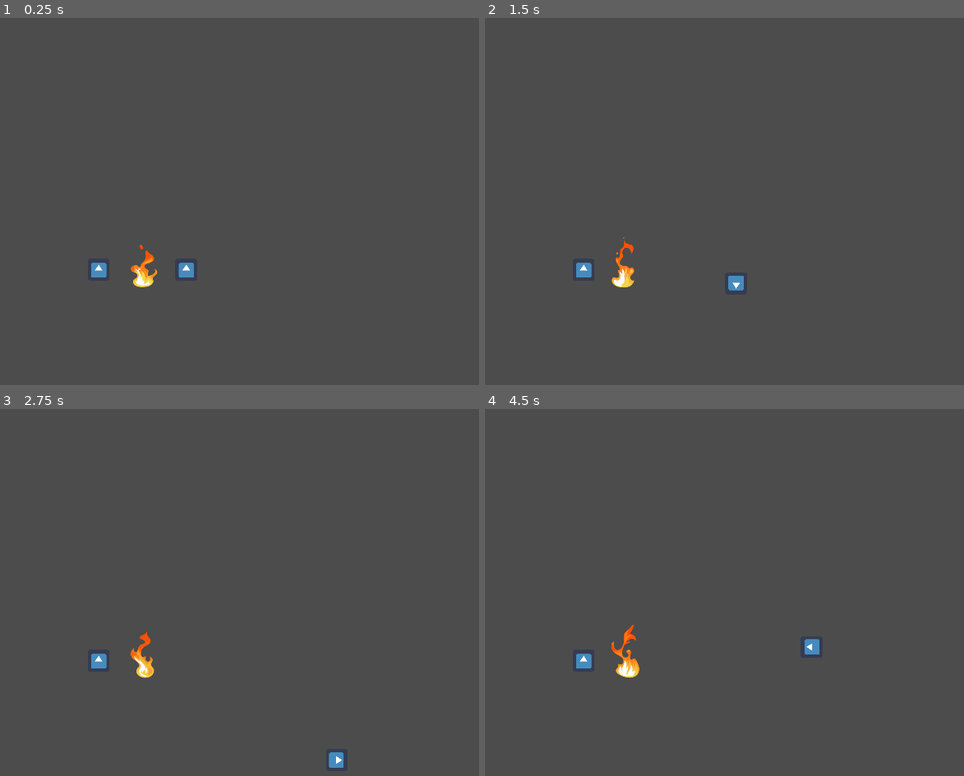
Above: before the commit, frames 1-4 (two rows, left to right).
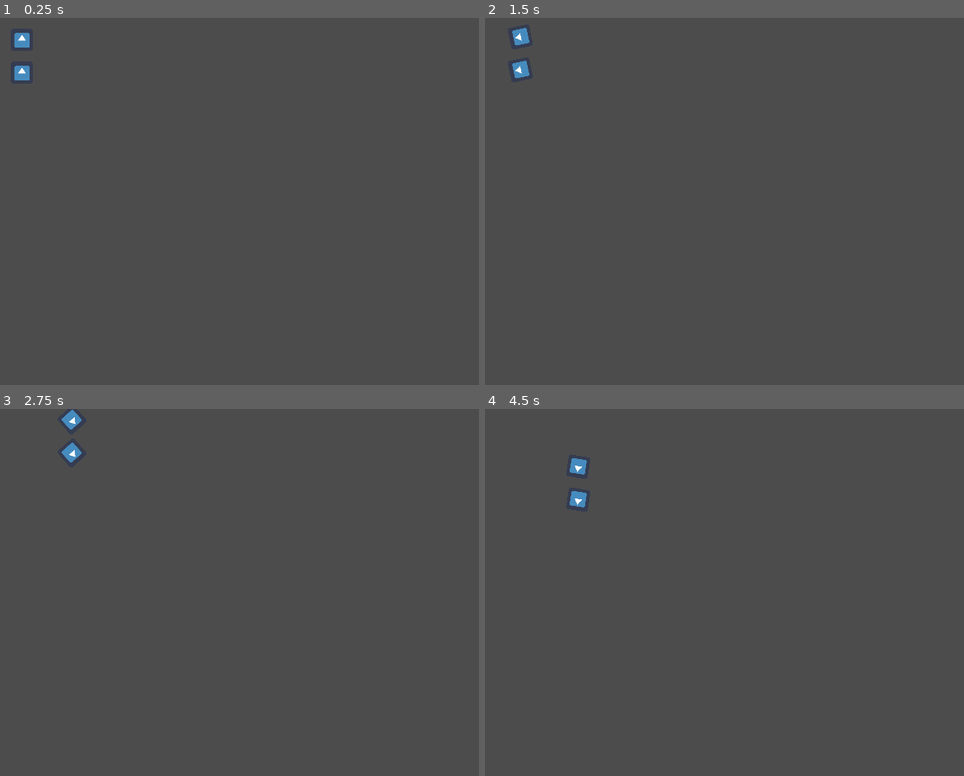
Above: after the commit, the same moments.

Repository: blongty/kingcastlehigh
Game: Godot game, scene res://levels/Node2D.tscn
Same seed, same stepped clock (60 frames per second), same inputs: the game is played once before the commit and once after it. The engine's default icon, where the game draws it, is replaced by a stand-in: a white triangle on a blue panel in a dark square.
Inputs (mouse positions are in pixels of both pictures, inside the frame that each line leads up to):
- Up to frame 1 (0.25 s): no input
- Up to frame 2 (1.5 s): tap Enter at 0.5 s; move the mouse to (959, 183) at 0.52 s; hold Right (ui_right, bound only after the commit) 0.53-1.28 s; hold Space (ui_select, bound only after the commit) 0.53-1.28 s; click (959, 183) at 0.67 s; move the mouse to (681, 219) at 1.27 s; hold Down (ui_down, bound only after the commit) from 1.28 s (still down); tap Space (ui_select, bound only after the commit) at 1.35 s; click (681, 219) at 1.42 s
- Up to frame 3 (2.75 s): tap Space (ui_select, bound only after the commit) at 1.52, 1.82 s; move the mouse to (392, 511) at 2.02 s; release Down (ui_down, bound only after the commit) at 2.03 s; hold Right (ui_right, bound only after the commit) from 2.03 s (still down); hold Space (ui_select, bound only after the commit) from 2.03 s (still down); click (392, 511) at 2.17 s
- Up to frame 4 (4.5 s): move the mouse to (781, 665) at 2.77 s; release Right (ui_right, bound only after the commit) at 2.78 s; release Space (ui_select, bound only after the commit) at 2.78 s; hold Up (ui_up, bound only after the commit) 2.78-3.53 s; tap Space (ui_select, bound only after the commit) at 2.85, 3.02, 3.32, 4.35 s; click (781, 665) at 2.92 s; move the mouse to (outside the picture) at 3.52 s; hold Space (ui_select, bound only after the commit) 3.53-4.28 s; hold Left (ui_left, bound only after the commit) from 3.53 s (still down); click (outside the picture) at 3.67 s; move the mouse to (614, 537) at 4.27 s; click (614, 537) at 4.42 s

The runs differ from the first frame. In frame 1, 0.8% of the frame differs, in the area x 2-41%, y 4-74%; in frame 2, 0.8%; in frame 3, 0.8%; in frame 4, 0.9%, in the area x 17-70%, y 13-74%.

Commit message:
Spawn enemy following path

Diff:
--- a/Path2D.gd
+++ b/Path2D.gd
@@ -9,3 +9,6 @@
 
 func _process(delta):
 	follow.set_offset(follow.get_offset() + 350* delta)
+
+func add_enemy(enemy):
+	$PathFollow2D.add_child(enemy)
--- a/components/objects/enemy_spawner/EnemySpawner.gd
+++ b/components/objects/enemy_spawner/EnemySpawner.gd
@@ -6,6 +6,7 @@
 export var wave_delay = 5
 export var enemy_delay = 0.5
 var NormalEnemy = preload("res://components/objects/enemies/Enemy.tscn")
+var FollowPath = preload("res://levels/path_follownode/follow.tscn")
 
 # Called when the node enters the scene tree for the first time.
 func _ready():
@@ -20,7 +21,9 @@
 func spawn_this(TypeName):
 	if TypeName == "NE":
 		var node = NormalEnemy.instance()
-		add_child(node)
+		var path = FollowPath.instance()
+		add_child(path)
+		path.add_enemy(node)
 		print("spawn a enemy.")
 
 func spawn_wave(waves, num):
@@ -38,4 +41,3 @@
 			$tick.set_wait_time(wave_delay)
 			$tick.set_one_shot(true)
 			$tick.start()
-	pass
--- a/components/objects/enemy_spawner/EnemySpawner.tscn
+++ b/components/objects/enemy_spawner/EnemySpawner.tscn
@@ -1,6 +1,7 @@
-[gd_scene load_steps=2 format=2]
+[gd_scene load_steps=3 format=2]
 
 [ext_resource path="res://components/objects/enemy_spawner/EnemySpawner.gd" type="Script" id=1]
+[ext_resource path="res://levels/path_follownode/follow.tscn" type="PackedScene" id=2]
 
 [node name="EnemySpawner" type="Node2D"]
 script = ExtResource( 1 )
@@ -11,3 +12,5 @@
 one_shot = true
 
 [node name="endpoint" type="Position2D" parent="."]
+
+[node name="Path2D" parent="." instance=ExtResource( 2 )]
--- a/levels/Node2D.tscn
+++ b/levels/Node2D.tscn
@@ -1,17 +1,44 @@
-[gd_scene load_steps=3 format=2]
+[gd_scene load_steps=6 format=2]
 
-[ext_resource path="res://components/objects/Player/Player.tscn" type="PackedScene" id=1]
-[ext_resource path="res://components/objects/enemies/Enemy.tscn" type="PackedScene" id=2]
+[ext_resource path="res://levels/KinematicBody2D.gd" type="Script" id=1]
+[ext_resource path="res://levels/Snowball.tscn" type="PackedScene" id=2]
+[ext_resource path="res://icon.png" type="Texture" id=3]
+
+[sub_resource type="RectangleShape2D" id=1]
+extents = Vector2( 32.3882, 36.8872 )
+
+[sub_resource type="RectangleShape2D" id=2]
+extents = Vector2( 32, 32 )
 
 [node name="Node2D" type="Node2D"]
 
-[node name="Player" parent="." instance=ExtResource( 1 )]
-position = Vector2( 288, 736 )
-nametag = "A"
+[node name="player1" type="KinematicBody2D" parent="."]
+position = Vector2( 64.0001, 64 )
+script = ExtResource( 1 )
+bullet = ExtResource( 2 )
 
-[node name="Player2" parent="." instance=ExtResource( 1 )]
-position = Vector2( 544, 736 )
-nametag = "B"
+[node name="Sprite" type="Sprite" parent="player1"]
+texture = ExtResource( 3 )
 
-[node name="Enemy" parent="." instance=ExtResource( 2 )]
-position = Vector2( 416, 736 )
+[node name="CollisionShape2D2" type="CollisionShape2D" parent="player1"]
+position = Vector2( -6.10352e-005, 0 )
+scale = Vector2( 0.988019, 0.867509 )
+shape = SubResource( 1 )
+
+[node name="firepoint" type="Node" parent="player1"]
+
+[node name="player2" type="KinematicBody2D" parent="."]
+position = Vector2( 64, 160 )
+script = ExtResource( 1 )
+__meta__ = {
+"_edit_group_": true
+}
+bullet = ExtResource( 2 )
+
+[node name="Sprite" type="Sprite" parent="player2"]
+texture = ExtResource( 3 )
+
+[node name="CollisionShape2D3" type="CollisionShape2D" parent="player2"]
+shape = SubResource( 2 )
+
+[node name="firepoint" type="Node" parent="player2"]
--- /dev/null
+++ b/levels/level/Level1.tscn
@@ -0,0 +1,15 @@
+[gd_scene load_steps=3 format=2]
+
+[ext_resource path="res://components/ui/Snowy-Top-Down-2D-Game-Tileset3.jpg" type="Texture" id=1]
+[ext_resource path="res://components/objects/enemy_spawner/EnemySpawner.tscn" type="PackedScene" id=2]
+
+[node name="Node2D" type="Node2D"]
+position = Vector2( 2, 0 )
+
+[node name="Background_temp" type="Sprite" parent="."]
+position = Vector2( 964.132, 545.344 )
+scale = Vector2( 1.33928, 1.13222 )
+texture = ExtResource( 1 )
+
+[node name="EnemySpawner" parent="." instance=ExtResource( 2 )]
+position = Vector2( -147.451, 515.408 )
--- a/levels/path_follownode/follow.tscn
+++ b/levels/path_follownode/follow.tscn
@@ -4,24 +4,22 @@
 
 [sub_resource type="Curve2D" id=1]
 _data = {
-"points": PoolVector2Array( 0, 0, 0, 0, 148, 89, 0, 0, 0, 0, 458, 196, 0, 0, 0, 0, 383, 326, 0, 0, 0, 0, 382, 472, 0, 0, 0, 0, 710, 532, 0, 0, 0, 0, 927, 427, 0, 0, 0, 0, 1058, 241 )
+"points": PoolVector2Array( 0, 0, 0, 0, 148, 89, 0, 0, 0, 0, 198.462, 97.1726, 0, 0, 0, 0, 298.75, 97.1726, 0, 0, 0, 0, 350.552, 101.609, 0, 0, 0, 0, 383, 326, 0, 0, 0, 0, 506.352, 377.647, 0, 0, 0, 0, 738.36, 381.034, 0, 0, 0, 0, 1129.56, 352.245, 0, 0, 0, 0, 1180.36, 157.494, 0, 0, 0, 0, 1265.03, 84.6742, 0, 0, 0, 0, 1415.75, 82.9807, 0, 0, 0, 0, 1502.12, -6.10352e-005, 0, 0, 0, 0, 1502.2, -112.805, 0, 0, 0, 0, 1497.04, -360.713, 0, 0, 0, 0, 1564.78, -447.08, 0, 0, 0, 0, 1664.7, -519.9, 0, 0, 0, 0, 1726.87, -640.717 )
 }
 
 [sub_resource type="QuadMesh" id=2]
 size = Vector2( 5, 5 )
 
-[node name="Node2D" type="Node2D"]
-position = Vector2( 13, 18 )
-
-[node name="Path2D" type="Path2D" parent="."]
+[node name="Path2D" type="Path2D"]
 curve = SubResource( 1 )
 script = ExtResource( 1 )
 
-[node name="PathFollow2D" type="PathFollow2D" parent="Path2D"]
+[node name="PathFollow2D" type="PathFollow2D" parent="."]
 position = Vector2( 148, 89 )
-rotation = 0.332358
+rotation = 0.160562
+loop = false
 
-[node name="MeshInstance2D" type="MeshInstance2D" parent="Path2D/PathFollow2D"]
+[node name="MeshInstance2D" type="MeshInstance2D" parent="PathFollow2D"]
 position = Vector2( 1.52333, -0.767914 )
 scale = Vector2( 4.56, 4.84 )
 mesh = SubResource( 2 )
--- a/project.godot
+++ b/project.godot
@@ -33,120 +33,6 @@
 window/stretch/mode="2d"
 window/stretch/aspect="keep"
 
-[input]
-
-ui_accept={
-"deadzone": 0.5,
-"events": [  ]
-}
-ui_select={
-"deadzone": 0.5,
-"events": [  ]
-}
-ui_cancel={
-"deadzone": 0.5,
-"events": [  ]
-}
-ui_focus_next={
-"deadzone": 0.5,
-"events": [  ]
-}
-ui_focus_prev={
-"deadzone": 0.5,
-"events": [  ]
-}
-ui_left={
-"deadzone": 0.5,
-"events": [  ]
-}
-ui_right={
-"deadzone": 0.5,
-"events": [  ]
-}
-ui_up={
-"deadzone": 0.5,
-"events": [  ]
-}
-ui_down={
-"deadzone": 0.5,
-"events": [  ]
-}
-ui_page_up={
-"deadzone": 0.5,
-"events": [  ]
-}
-ui_page_down={
-"deadzone": 0.5,
-"events": [  ]
-}
-ui_home={
-"deadzone": 0.5,
-"events": [  ]
-}
-ui_end={
-"deadzone": 0.5,
-"events": [  ]
-}
-WA={
-"deadzone": 0.5,
-"events": [ Object(InputEventKey,"resource_local_to_scene":false,"resource_name":"","device":0,"alt":false,"shift":false,"control":false,"meta":false,"command":false,"pressed":false,"scancode":87,"unicode":0,"echo":false,"script":null)
- ]
-}
-AA={
-"deadzone": 0.5,
-"events": [ Object(InputEventKey,"resource_local_to_scene":false,"resource_name":"","device":0,"alt":false,"shift":false,"control":false,"meta":false,"command":false,"pressed":false,"scancode":65,"unicode":0,"echo":false,"script":null)
- ]
-}
-SA={
-"deadzone": 0.5,
-"events": [ Object(InputEventKey,"resource_local_to_scene":false,"resource_name":"","device":0,"alt":false,"shift":false,"control":false,"meta":false,"command":false,"pressed":false,"scancode":83,"unicode":0,"echo":false,"script":null)
- ]
-}
-DA={
-"deadzone": 0.5,
-"events": [ Object(InputEventKey,"resource_local_to_scene":false,"resource_name":"","device":0,"alt":false,"shift":false,"control":false,"meta":false,"command":false,"pressed":false,"scancode":68,"unicode":0,"echo":false,"script":null)
- ]
-}
-shootA={
-"deadzone": 0.5,
-"events": [ Object(InputEventMouseButton,"resource_local_to_scene":false,"resource_name":"","device":0,"alt":false,"shift":false,"control":false,"meta":false,"command":false,"button_mask":0,"position":Vector2( 0, 0 ),"global_position":Vector2( 0, 0 ),"factor":1.0,"button_index":1,"pressed":false,"doubleclick":false,"script":null)
-, Object(InputEventJoypadButton,"resource_local_to_scene":false,"resource_name":"","device":0,"button_index":5,"pressure":0.0,"pressed":false,"script":null)
- ]
-}
-WB={
-"deadzone": 0.5,
-"events": [ Object(InputEventKey,"resource_local_to_scene":false,"resource_name":"","device":0,"alt":false,"shift":false,"control":false,"meta":false,"command":false,"pressed":false,"scancode":16777232,"unicode":0,"echo":false,"script":null)
- ]
-}
-AB={
-"deadzone": 0.5,
-"events": [ Object(InputEventKey,"resource_local_to_scene":false,"resource_name":"","device":0,"alt":false,"shift":false,"control":false,"meta":false,"command":false,"pressed":false,"scancode":16777231,"unicode":0,"echo":false,"script":null)
- ]
-}
-SB={
-"deadzone": 0.5,
-"events": [ Object(InputEventKey,"resource_local_to_scene":false,"resource_name":"","device":0,"alt":false,"shift":false,"control":false,"meta":false,"command":false,"pressed":false,"scancode":16777234,"unicode":0,"echo":false,"script":null)
- ]
-}
-DB={
-"deadzone": 0.5,
-"events": [ Object(InputEventKey,"resource_local_to_scene":false,"resource_name":"","device":0,"alt":false,"shift":false,"control":false,"meta":false,"command":false,"pressed":false,"scancode":16777233,"unicode":0,"echo":false,"script":null)
- ]
-}
-shootB={
-"deadzone": 0.5,
-"events": [ Object(InputEventKey,"resource_local_to_scene":false,"resource_name":"","device":0,"alt":false,"shift":false,"control":false,"meta":false,"command":false,"pressed":false,"scancode":32,"unicode":0,"echo":false,"script":null)
-, Object(InputEventJoypadButton,"resource_local_to_scene":false,"resource_name":"","device":1,"button_index":5,"pressure":0.0,"pressed":false,"script":null)
- ]
-}
-
-[layer_names]
-
-2d_physics/layer_1="player"
-2d_physics/layer_2="snowball"
-2d_physics/layer_3="enemy"
-2d_physics/layer_4="wall"
-
 [rendering]
 
 environment/default_environment="res://default_env.tres"
Binary file added: components/ui/Snowy-Top-Down-2D-Game-Tileset3.jpg
Not shown, added: components/ui/Snowy-Top-Down-2D-Game-Tileset3.jpg.import
